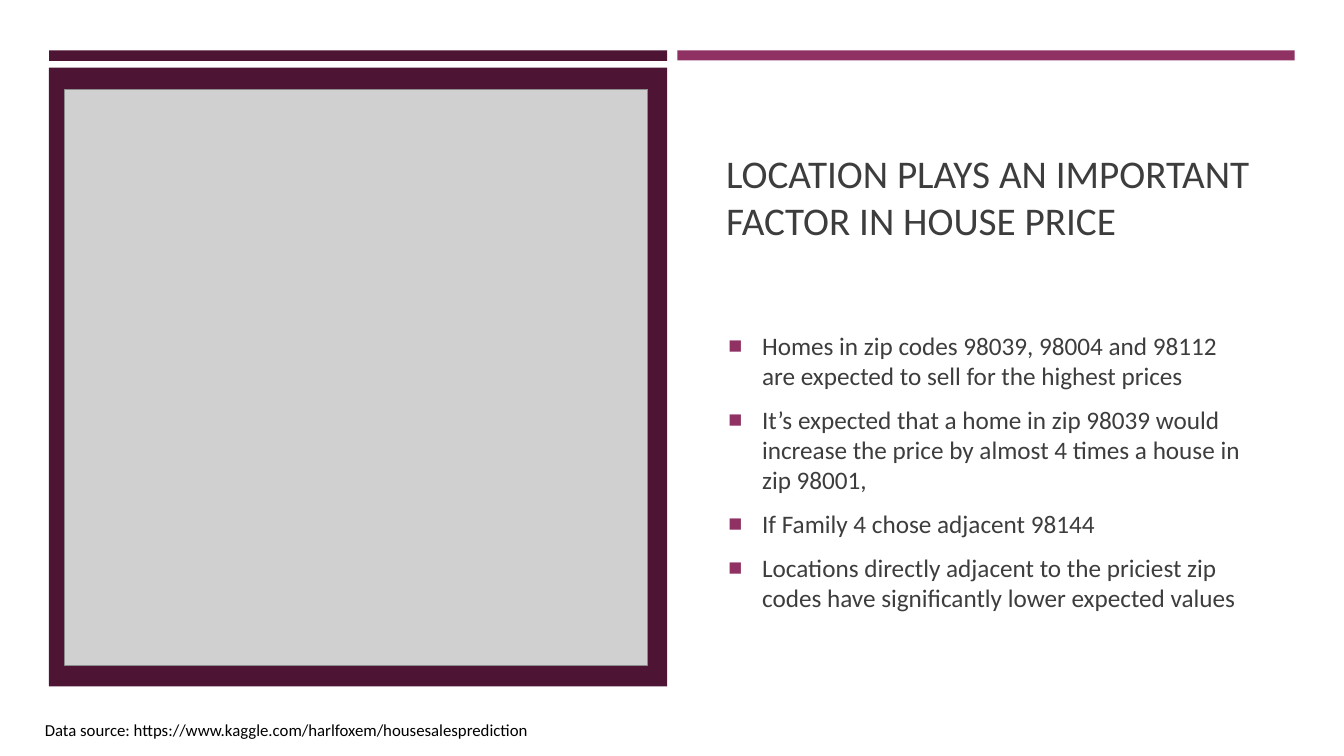
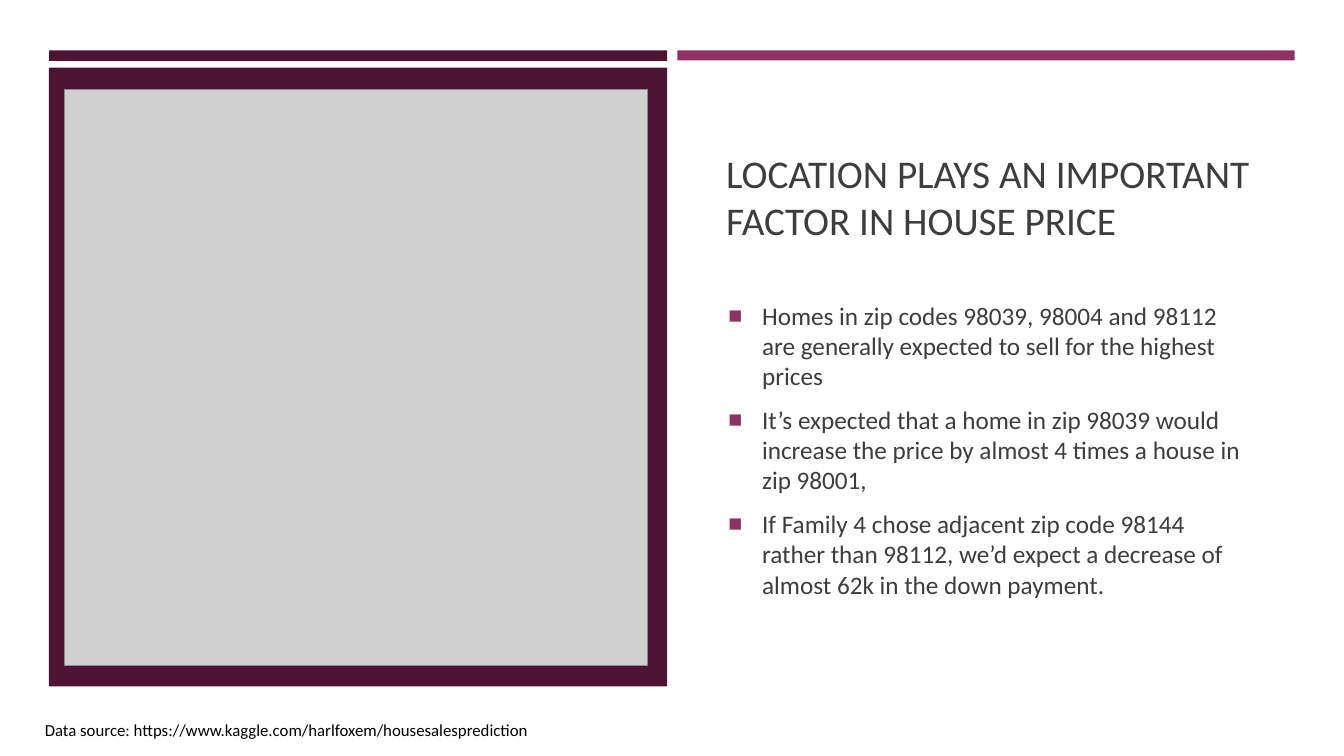
Before and after one commit to sabinabains/dsc-phase-2-project, a slide deck: slide 7 of Phase 2 Project - Sabina Bains - 1.19.22 .pptx. Drawn at 1344x756 pixels with LibreOffice and Linux fonts; fonts in the diff are those of the drawing; grey boxes stand for pictures. Boxes give left, top, right and bottom in pixels: in the first picture for what was removed or moved away, otherwise in the second. Text is boxed around its words. In the diff, an @@ line names an element or a change of style, - is before the commit and + after.

```diff
--- a/Phase 2 Project - Sabina Bains - 1.19.22 .pptx
+++ b/Phase 2 Project - Sabina Bains - 1.19.22 .pptx
@@ text at box(762, 307, 1217, 389): text changed @@
-■ Homes in zip codes 98039, 98004 and 98112 are expected to sell for the highest prices
+■ Homes in zip codes 98039, 98004 and 98112 are generally expected to sell for the highest prices
@@ text at box(762, 515, 1223, 598): text changed @@
-■ If Family 4 chose adjacent 98144
-■ Locations directly adjacent to the priciest zip codes have significantly lower expected values
+■ If Family 4 chose adjacent zip code 98144 rather than 98112, we’d expect a decrease of almost 62k in the down payment.
```
Also in this commit, not shown: 4 other slides changed, 3 slides added, 2 other files.
